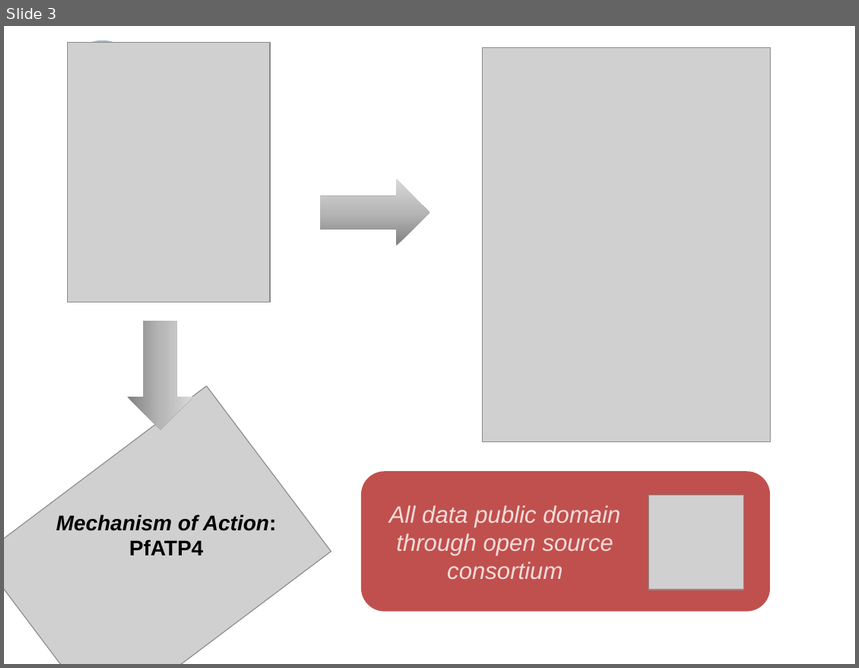
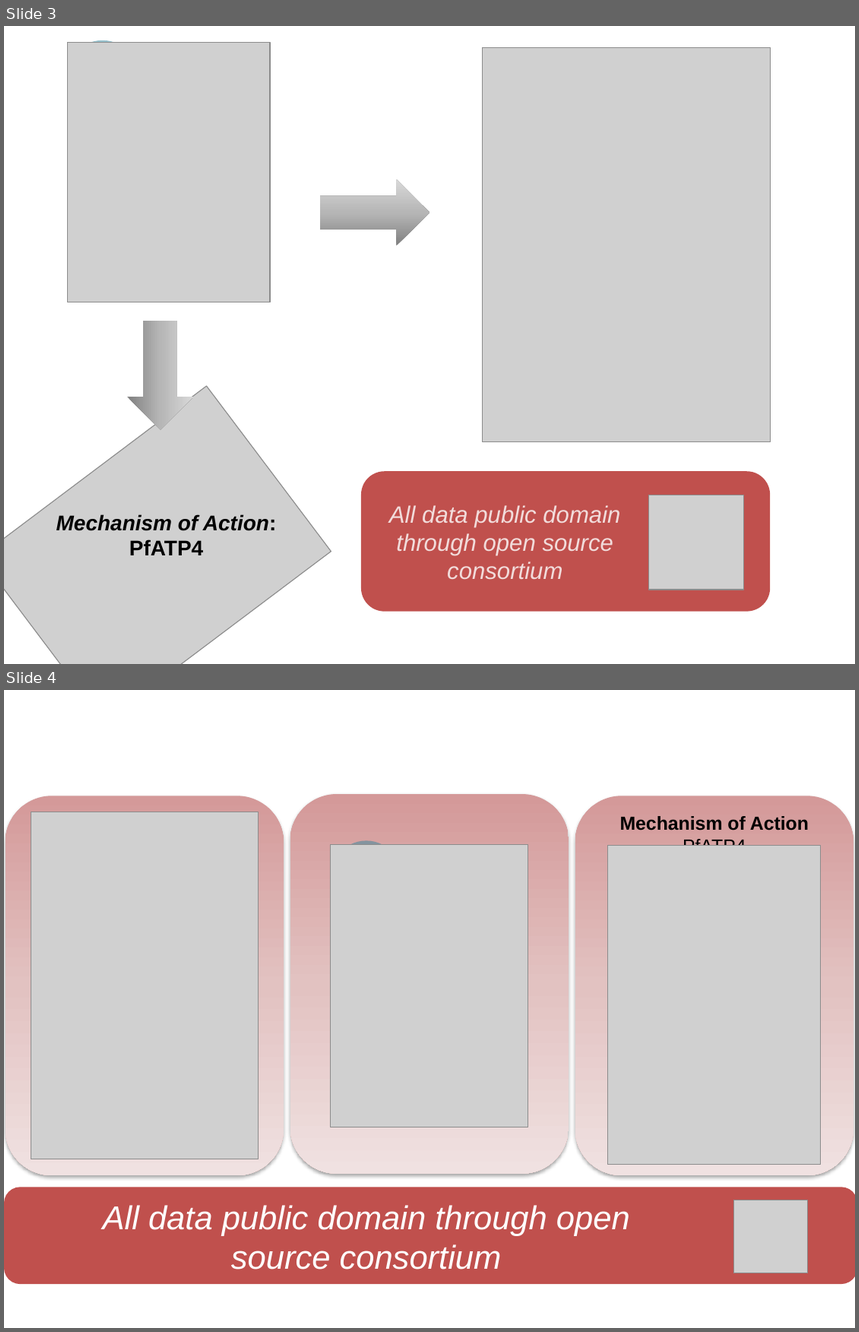
Before and after one commit to OpenSourceMalaria/OSMSeries4Paper1, a slide deck: Schemes/Graphical Abstract/Graphical abstract.pptx. Shown one above the other, each under a label of ours: slide 3 before the commit, slides 3 and 4 after it. The pictures are 859x668 and 859x1332 pixels, drawn with LibreOffice and Linux fonts; fonts in the diff are those of the drawing; grey boxes stand for pictures. Boxes give left, top, right and bottom in pixels: in the first picture for what was removed or moved away, otherwise in the second. Text is boxed around its words. In the diff, an @@ line names an element or a change of style, - is before the commit and + after.

```diff
--- a/Schemes/Graphical Abstract/Graphical abstract.pptx
+++ b/Schemes/Graphical Abstract/Graphical abstract.pptx
@@ slide 4 added at (4,690,855,1328), background #FFFFFF @@
@@ rounded rectangle added at (6,796,284,1175), fill gradient #D59A99 to #E3C2C2 to #F1E1E1 @@
@@ rounded rectangle added at (290,794,569,1173), fill gradient #D59A99 to #E3C2C2 to #F1E1E1 @@
@@ rounded rectangle added at (576,796,854,1175), fill gradient #D59A99 to #E3C2C2 to #F1E1E1 @@
@@ picture added at (31,812,258,1159) @@
@@ text added at (620,816,809,846), 16 pt, text #000000, bold @@
+Mechanism of Action
+PfATP4
@@ picture added at (331,845,528,1128) @@
@@ ellipse added at (333,840,400,903), fill #31859C at 50% opacity @@
@@ picture added at (608,846,821,1165) @@
@@ rounded rectangle added at (4,1187,855,1284), fill #C0504D @@
@@ text added at (103,1205,630,1270), 28 pt, text #FFFFFF, italic @@
+All data public domain through open source consortium
@@ picture added at (734,1201,807,1274) @@
```
Also in this commit, not shown: 1 other file.
